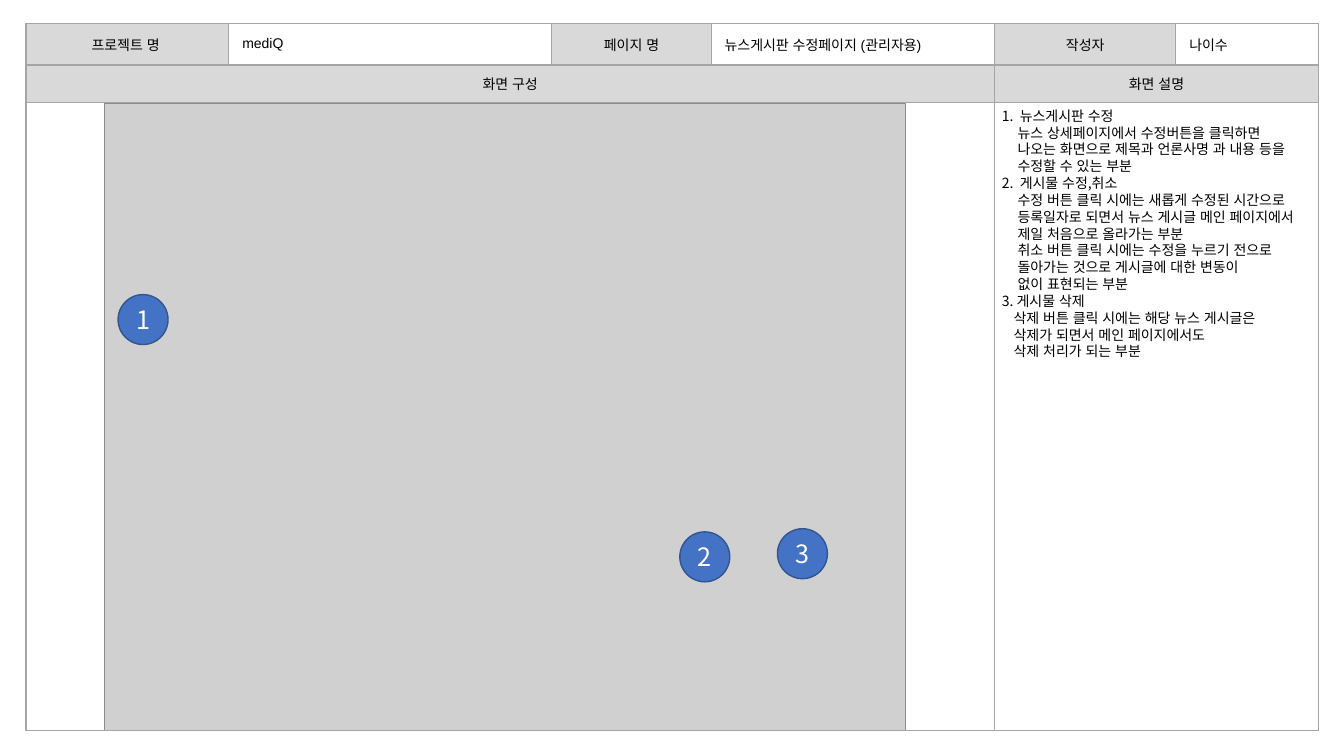
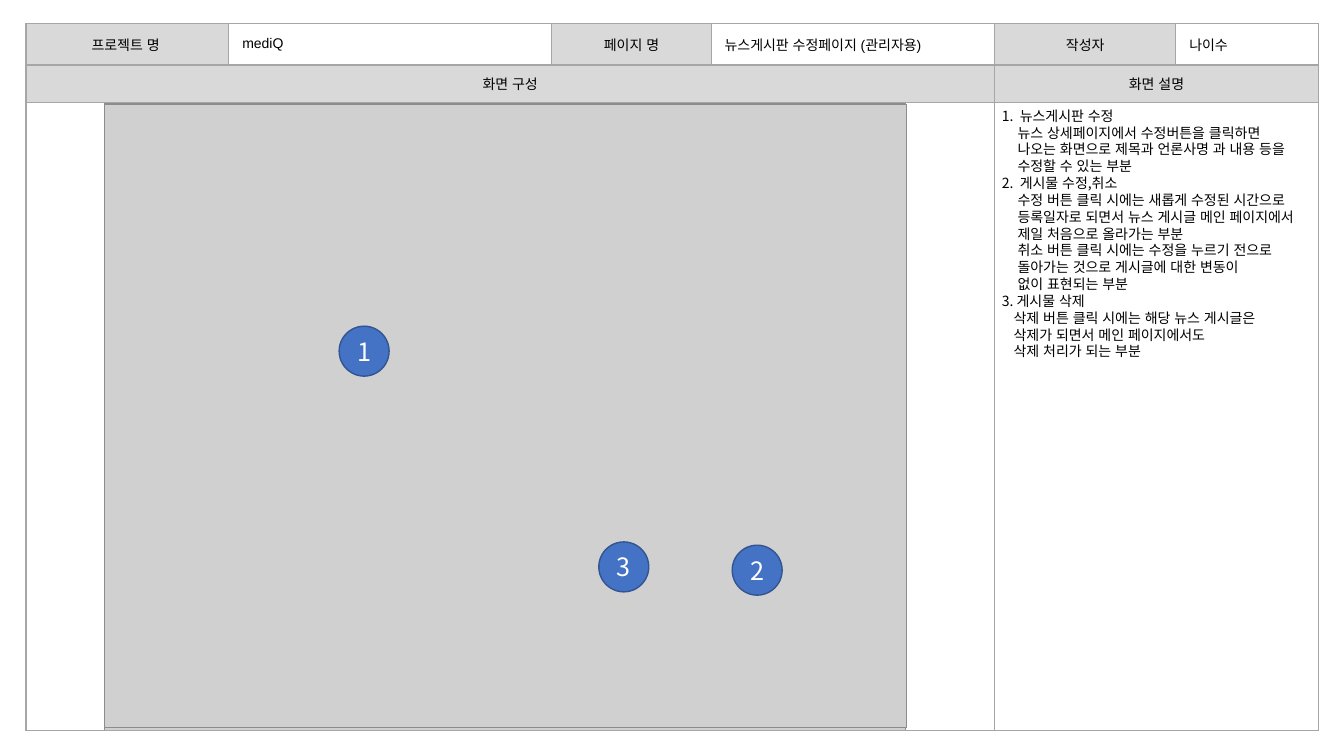
Before and after one commit to burnyst/mediQ, a slide deck: slide 37 of doc/0빅데이터분석프로젝트(공용)/[06] 스토리보드.pptx (slide 38 before the commit). Drawn at 1344x756 pixels with LibreOffice and Linux fonts; fonts in the diff are those of the drawing; grey boxes stand for pictures. Boxes give left, top, right and bottom in pixels: in the first picture for what was removed or moved away, otherwise in the second. Text is boxed around its words. In the diff, an @@ line names an element or a change of style, - is before the commit and + after.

```diff
--- a/doc/0빅데이터분석프로젝트(공용)/[06] 스토리보드.pptx
+++ b/doc/0빅데이터분석프로젝트(공용)/[06] 스토리보드.pptx
@@ picture added at (x1=104, y1=104, x2=906, y2=727) @@
@@ ellipse "1" moved from (x1=118, y1=294, x2=168, y2=345) to (x1=339, y1=327, x2=389, y2=377) @@
@@ ellipse "3" moved from (x1=777, y1=529, x2=828, y2=580) to (x1=599, y1=542, x2=649, y2=593) @@
@@ ellipse "2" moved from (x1=680, y1=532, x2=730, y2=583) to (x1=732, y1=545, x2=782, y2=596) @@
```
Also in this commit, not shown: 6 other slides changed, 1 slide removed, 11 other files.
